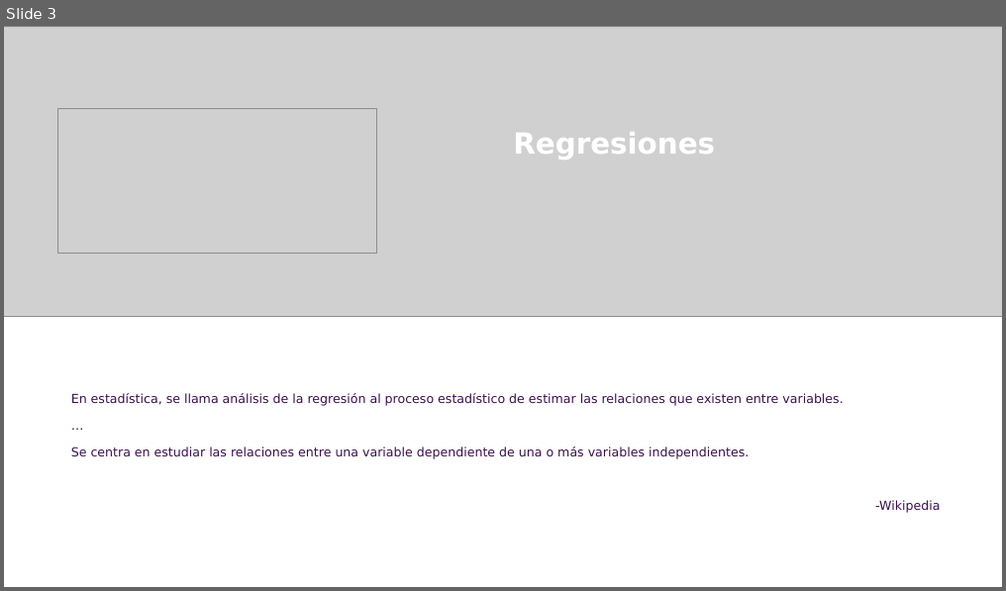
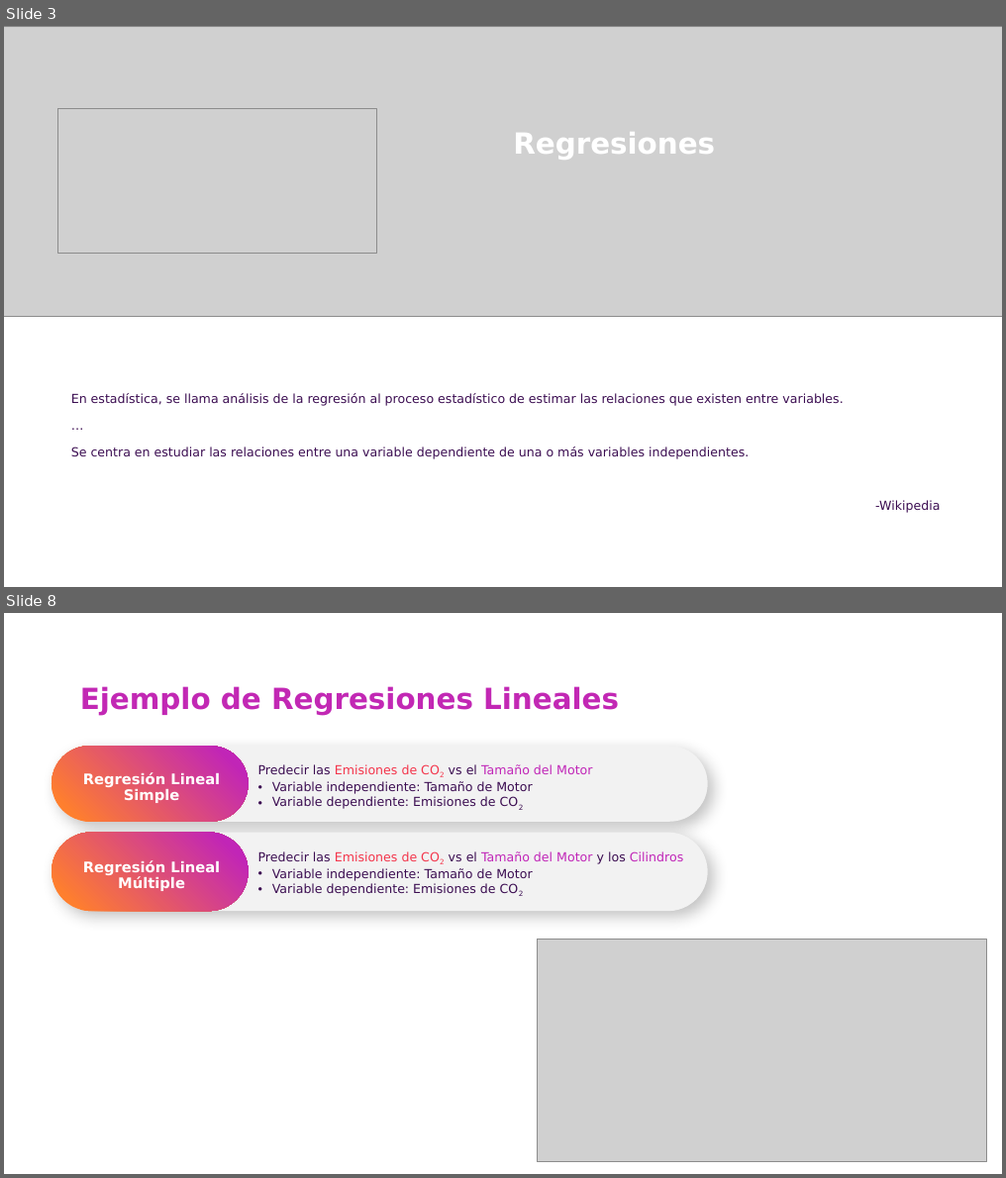
Before and after one commit to csameshiman/Axity_Curso_ML_2023, a slide deck: Diapositivas/Parte 02.Regresión/Sección 02.1.Simple Linear Regression/Simple_Linear_Regression.pptx. Shown one above the other, each under a label of ours: slide 3 before the commit, slides 3 and 8 after it; the slides between them are not shown. The pictures are 1006x591 and 1006x1178 pixels, drawn with LibreOffice and Linux fonts; fonts in the diff are those of the drawing; grey boxes stand for pictures; background and template pictures are left out. Boxes give left, top, right and bottom in pixels: in the first picture for what was removed or moved away, otherwise in the second. Text is boxed around its words. In the diff, an @@ line names an element or a change of style, - is before the commit and + after.

```diff
--- a/Diapositivas/Parte 02.Regresión/Sección 02.1.Simple Linear Regression/Simple_Linear_Regression.pptx
+++ b/Diapositivas/Parte 02.Regresión/Sección 02.1.Simple Linear Regression/Simple_Linear_Regression.pptx
@@ slide 8 added at bbox=[4, 613, 1002, 1174], background picture (left out) @@
@@ title added at bbox=[80, 686, 619, 715], 28 pt, text #C228B4, bold @@
+Ejemplo de Regresiones Lineales
@@ rounded rectangle added at bbox=[52, 747, 709, 822], fill #F2F2F2 @@
@@ rounded rectangle added at bbox=[52, 747, 249, 822], fill gradient #FF7F2E to #C125B7 @@
@@ text added at bbox=[83, 772, 220, 803], 14 pt, text #FFFFFF, bold @@
+Regresión Lineal Simple
@@ text added at bbox=[258, 764, 592, 809], 12 pt, text #3C0E52 @@
+Predecir las Emisiones de CO2 vs el Tamaño del Motor
+• Variable independiente: Tamaño de Motor
+• Variable dependiente: Emisiones de CO2
@@ rounded rectangle added at bbox=[52, 833, 709, 911], fill #F2F2F2 @@
@@ rounded rectangle added at bbox=[52, 833, 249, 911], fill gradient #FF7F2E to #C125B7 @@
@@ text added at bbox=[83, 861, 220, 891], 14 pt, text #FFFFFF, bold @@
+Regresión Lineal Múltiple
@@ text added at bbox=[258, 852, 683, 896], 12 pt, text #3C0E52 @@
+Predecir las Emisiones de CO2 vs el Tamaño del Motor y los Cilindros
+• Variable independiente: Tamaño de Motor
+• Variable dependiente: Emisiones de CO2
@@ picture added at bbox=[537, 940, 987, 1162] @@
```
Also in this commit, not shown: 5 slides changed, 5 other slides added.
